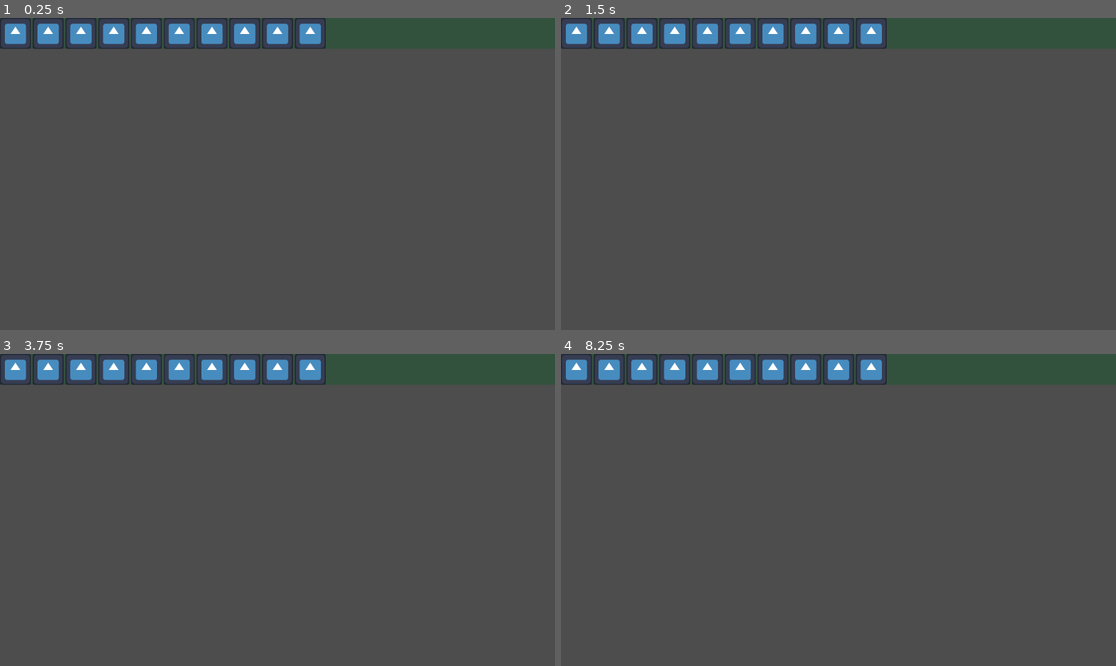
Above: before the commit, frames 1-4 (two rows, left to right).
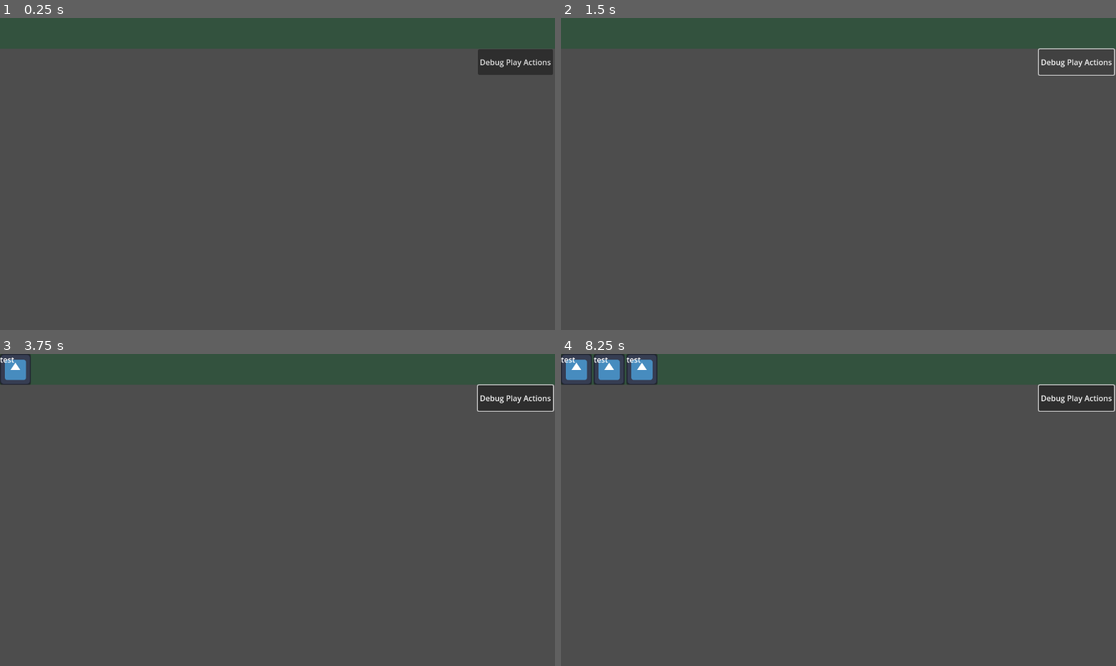
Above: after the commit, the same moments.

Repository: nestorac/farmageddon
Game: Godot game, scene res://Scenes/action_bar.tscn
Same seed, same stepped clock (60 frames per second), same inputs: the game is played once before the commit and once after it. This scene is started directly instead of the project's main scene. The engine's default icon, where the game draws it, is replaced by a stand-in: a white triangle on a blue panel in a dark square.
Inputs (mouse positions are in pixels of both pictures, inside the frame that each line leads up to):
- Up to frame 1 (0.25 s): no input
- Up to frame 2 (1.5 s): click (1077, 61) at 0.5 s, where only the run after the commit has a clickable "Debug Play Actions"; click (1077, 61) at 1.25 s, where only the run after the commit has a clickable "Debug Play Actions"
- Up to frame 3 (3.75 s): click (516, 397) at 2 s, where only the run after the commit has a clickable "Debug Play Actions"; tap Enter at 2.75 s; move the mouse to (399, 494) at 2.77 s; press the mouse at (399, 494) at 2.78 s; tap Space at 3.5 s; move the mouse to (166, 525) at 3.52 s; release the mouse at (166, 525) at 3.53 s; click (166, 525) at 3.6 s
- Up to frame 4 (8.25 s): tap Enter at 4.25, 5.75 s; move the mouse to (894, 441) at 4.27 s; hold Right mouse button (r_click) 4.28-5.03 s; click (894, 441) at 4.55 s; tap Space at 5, 6.5 s; move the mouse to (810, 572) at 5.02 s; click (810, 572) at 5.1 s; move the mouse to (1005, 556) at 5.77 s; press the mouse at (1005, 556) at 5.78 s; move the mouse to (672, 463) at 6.52 s; release the mouse at (672, 463) at 6.53 s; right-click (672, 463) at 6.6 s; click (672, 463) at 6.8 s; move the mouse to (866, 510) at 7.27 s; press the mouse at (866, 510) at 7.28 s; move the mouse to (755, 432) at 8.02 s; release the mouse at (755, 432) at 8.03 s; click (755, 432) at 8.1 s

The runs differ from the first frame. In frame 1, 4.4% of the frame differs, in the area x 0-100%, y 0-19%; in frame 2, 3.6%; in frame 3, 4.2%; in frame 4, 3.6%.

Commit message:
Now the bar almost works.

Diff:
--- a/Scenes/action_bar.tscn
+++ b/Scenes/action_bar.tscn
@@ -1,6 +1,6 @@
 [gd_scene load_steps=2 format=3 uid="uid://bhk2wxd2cooy2"]
 
-[ext_resource type="PackedScene" uid="uid://butcmeartcyig" path="res://Scenes/panel.tscn" id="1_c2fxj"]
+[ext_resource type="Script" path="res://Scripts/action_bar.gd" id="1_psmd8"]
 
 [node name="ActionBar" type="Control"]
 layout_mode = 3
@@ -9,6 +9,7 @@
 offset_bottom = 64.0
 grow_horizontal = 2
 size_flags_vertical = 3
+script = ExtResource("1_psmd8")
 
 [node name="ColorRect" type="ColorRect" parent="."]
 layout_mode = 1
@@ -25,32 +26,12 @@
 anchor_right = 1.0
 grow_horizontal = 2
 
-[node name="ActionUI" parent="HBoxContainer" instance=ExtResource("1_c2fxj")]
-layout_mode = 2
+[node name="Button" type="Button" parent="."]
+layout_mode = 0
+offset_left = 992.0
+offset_top = 65.0
+offset_right = 1148.0
+offset_bottom = 118.0
+text = "Debug Play Actions"
 
-[node name="ActionUI2" parent="HBoxContainer" instance=ExtResource("1_c2fxj")]
-layout_mode = 2
-
-[node name="ActionUI3" parent="HBoxContainer" instance=ExtResource("1_c2fxj")]
-layout_mode = 2
-
-[node name="ActionUI4" parent="HBoxContainer" instance=ExtResource("1_c2fxj")]
-layout_mode = 2
-
-[node name="ActionUI5" parent="HBoxContainer" instance=ExtResource("1_c2fxj")]
-layout_mode = 2
-
-[node name="ActionUI6" parent="HBoxContainer" instance=ExtResource("1_c2fxj")]
-layout_mode = 2
-
-[node name="ActionUI7" parent="HBoxContainer" instance=ExtResource("1_c2fxj")]
-layout_mode = 2
-
-[node name="ActionUI8" parent="HBoxContainer" instance=ExtResource("1_c2fxj")]
-layout_mode = 2
-
-[node name="ActionUI9" parent="HBoxContainer" instance=ExtResource("1_c2fxj")]
-layout_mode = 2
-
-[node name="ActionUI10" parent="HBoxContainer" instance=ExtResource("1_c2fxj")]
-layout_mode = 2
+[connection signal="button_up" from="Button" to="." method="_on_button_button_up"]
--- a/Scenes/panel.tscn
+++ b/Scenes/action_ui.tscn
@@ -1,12 +1,14 @@
-[gd_scene load_steps=2 format=3 uid="uid://butcmeartcyig"]
+[gd_scene load_steps=3 format=3 uid="uid://butcmeartcyig"]
 
 [ext_resource type="Texture2D" uid="uid://bh24nh3p0um55" path="res://icon.svg" id="1_5ijfe"]
+[ext_resource type="Script" path="res://Scripts/action_ui.gd" id="1_sbk8s"]
 
 [node name="ActionUI" type="Panel"]
 clip_contents = true
 custom_minimum_size = Vector2(64, 64)
 offset_right = 40.0
 offset_bottom = 40.0
+script = ExtResource("1_sbk8s")
 
 [node name="TextureRect" type="TextureRect" parent="."]
 layout_mode = 1
@@ -18,3 +20,9 @@
 texture = ExtResource("1_5ijfe")
 expand_mode = 2
 stretch_mode = 4
+
+[node name="DebugLabel" type="Label" parent="."]
+layout_mode = 0
+offset_right = 61.0
+offset_bottom = 35.0
+text = "Debug"
--- /dev/null
+++ b/Scripts/action_bar.gd
@@ -0,0 +1,31 @@
+extends Control
+
+const MAX_ACTIONS = 15
+var action = load("res://Scenes/action_ui.tscn")
+
+
+@onready var h_box_container = $HBoxContainer
+
+func add_action(action_name:String):
+	if h_box_container.get_child_count() >= MAX_ACTIONS:
+		return
+	var action_inst = action.instantiate()
+	action_inst.action_name = action_name
+	h_box_container.add_child(action_inst)
+
+# For debugging.
+func _input(event):
+	if event.is_action_released("l_click"):
+		add_action("test")
+
+
+func _on_button_button_up():
+	#var actions_queued = h_box_container.get_children()
+	for action_queued in h_box_container.get_children():
+		print(action_queued.name, " ", action_queued.action_name)
+		action_queued.queue_free()
+
+#TODO
+## Add custom actions: attack, walk, run...
+## Pass the actions to the pigs.
+## The pig prints the actions.
--- /dev/null
+++ b/Scripts/action_ui.gd
@@ -0,0 +1,12 @@
+extends Panel
+class_name Action
+
+@export var action_name:String = "None"
+
+
+@onready var debug_label = $DebugLabel
+
+# Called when the node enters the scene tree for the first time.
+func _ready():
+	debug_label.text = action_name
+	pass # Replace with function body.
